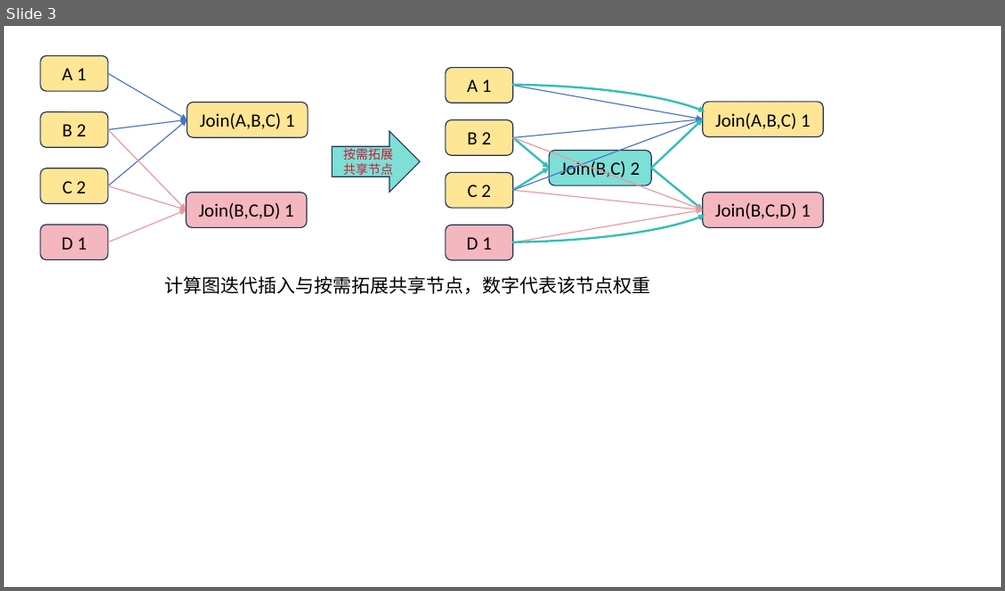
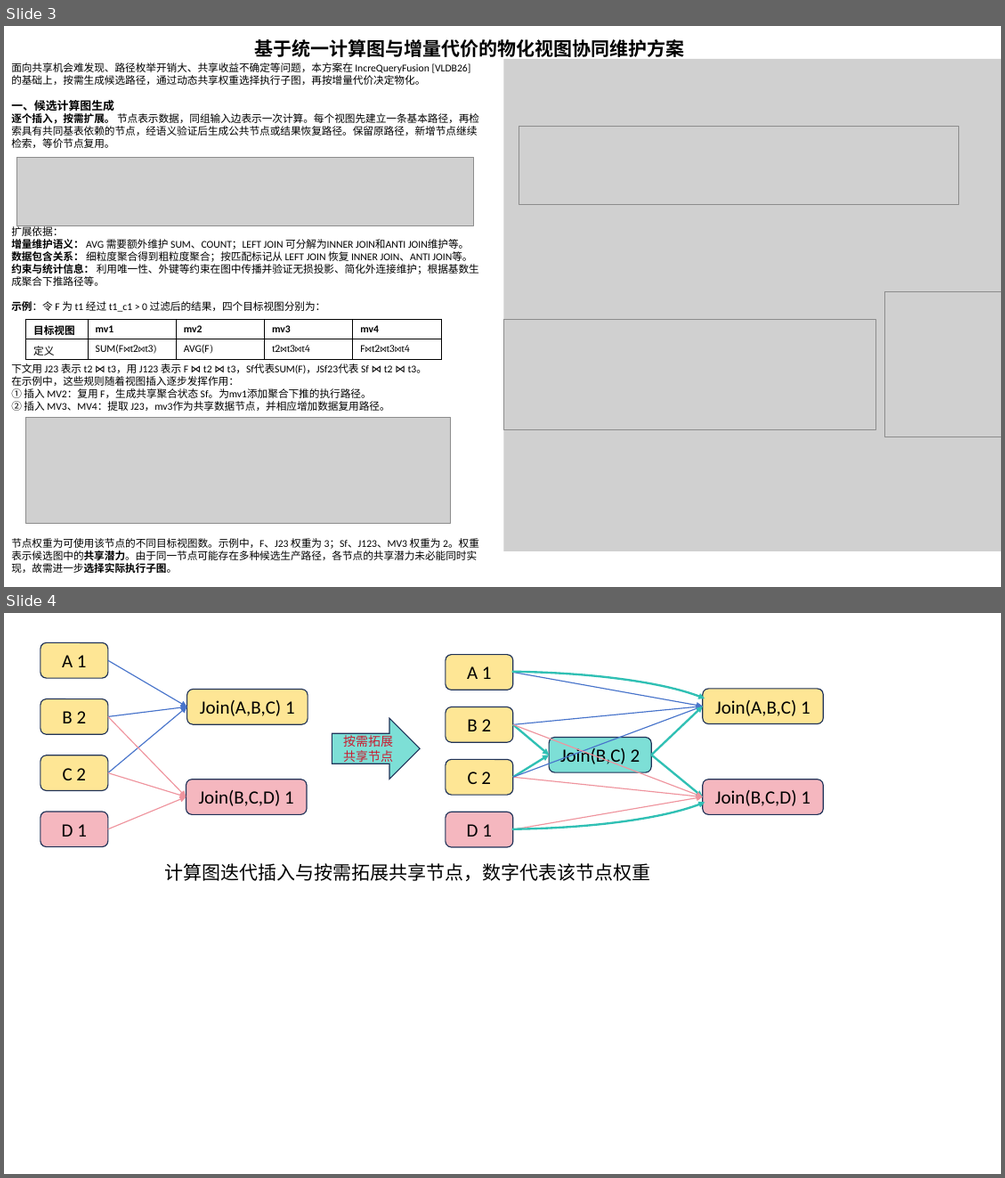
Before and after one commit to aspiringOrange/ivm, a slide deck: 方案优化版2.pptx. Shown one above the other, each under a label of ours: slide 3 before the commit, slides 3 and 4 after it. The pictures are 1005x591 and 1005x1178 pixels, drawn with LibreOffice and Linux fonts; fonts in the diff are those of the drawing; grey boxes stand for pictures. Boxes give left, top, right and bottom in pixels: in the first picture for what was removed or moved away, otherwise in the second. Text is boxed around its words. In the diff, an @@ line names an element or a change of style, - is before the commit and + after.

```diff
--- a/方案优化版2.pptx
+++ b/方案优化版2.pptx
@@ slide 3 added at [4, 26, 1001, 587], background #FFFFFF @@
@@ text added at [254, 39, 684, 57], 18 pt, text #000000, bold @@
+基于统一计算图与增量代价的物化视图协同维护方案
@@ text added at [11, 62, 479, 572], 10 pt, text #000000 @@
+面向共享机会难发现、路径枚举开销大、共享收益不确定等问题，本方案在 IncreQueryFusion [VLDB26] 的基础上，按需生成候选路径，通过动态共享权重选择执行子图，再按增量代价决定物化。
+一、候选计算图生成
+逐个插入，按需扩展。 节点表示数据，同组输入边表示一次计算。每个视图先建立一条基本路径，再检索具有共同基表依赖的节点，经语义验证后生成公共节点或结果恢复路径。保留原路径，新增节点继续检索，等价节点复用。
+扩展依据：
+增量维护语义： AVG 需要额外维护 SUM、COUNT；LEFT JOIN 可分解为INNER JOIN和ANTI JOIN维护等。
+数据包含关系： 细粒度聚合得到粗粒度聚合；按匹配标记从 LEFT JOIN 恢复 INNER JOIN、ANTI JOIN等。
+约束与统计信息： 利用唯一性、外键等约束在图中传播并验证无损投影、简化外连接维护；根据基数生成聚合下推路径等。
+示例：令 F 为 t1 经过 t1_c1 > 0 过滤后的结果，四个目标视图分别为：
+下文用 J23 表示 t2 ⋈ t3，用 J123 表示 F ⋈ t2 ⋈ t3，Sf代表SUM(F)，JSf23代表 Sf ⋈ t2 ⋈ t3。
+在示例中，这些规则随着视图插入逐步发挥作用：
+① 插入 MV2：复用 F，生成共享聚合状态 Sf。为mv1添加聚合下推的执行路径。
+② 插入 MV3、MV4：提取 J23，mv3作为共享数据节点，并相应增加数据复用路径。
+节点权重为可使用该节点的不同目标视图数。示例中，F、J23 权重为 3；Sf、J123、MV3 权重为 2。权重表示候选图中的共享潜力。由于同一节点可能存在多种候选生产路径，各节点的共享潜力未必能同时实现，故需进一步选择实际执行子图。
@@ picture added at [503, 59, 1001, 551] @@
@@ picture added at [519, 127, 959, 204] @@
@@ picture added at [17, 157, 474, 225] @@
@@ picture added at [885, 291, 1001, 437] @@
@@ table added at [26, 319, 442, 359], 2 rows, 5 columns @@
+目标视图 | mv1 | mv2 | mv3 | mv4
+定义 | SUM(F⋈t2⋈t3) | AVG(F) | t2⋈t3⋈t4 | F⋈t2⋈t3⋈t4
@@ picture added at [503, 319, 876, 430] @@
@@ picture added at [26, 417, 451, 524] @@
@@ what was slide 3 is now slide 4 @@
```
Also in this commit, not shown: 1 slide changed, 3 other slides added.
